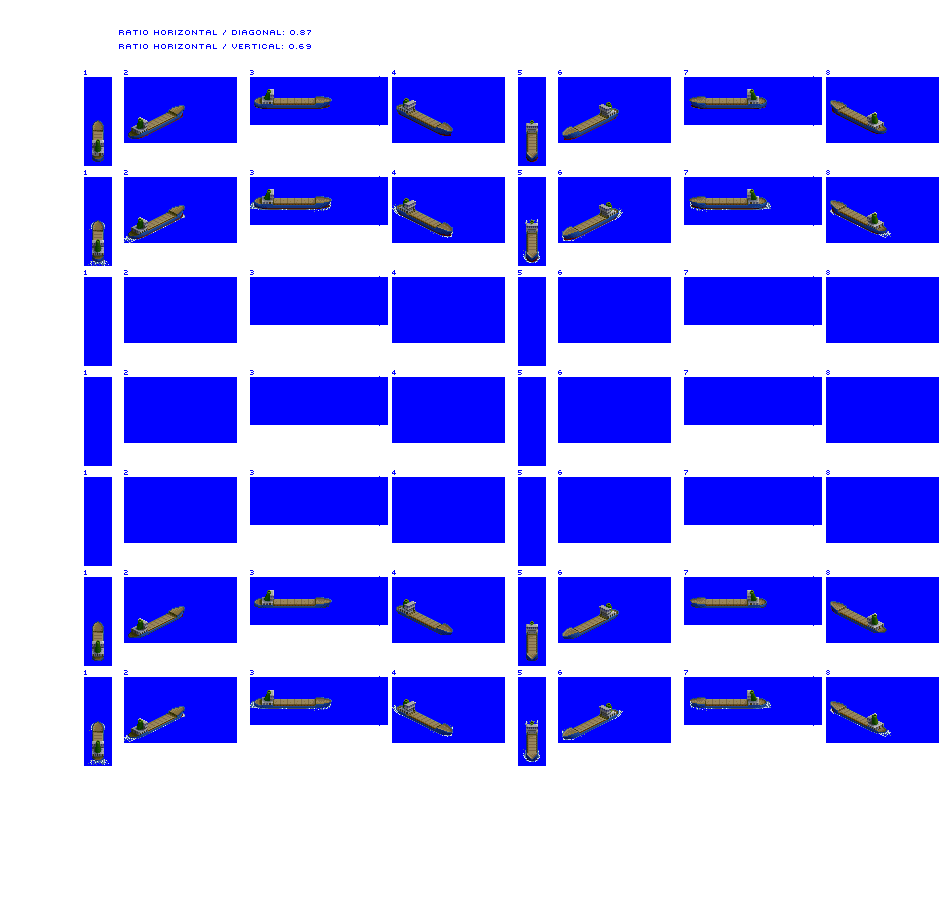
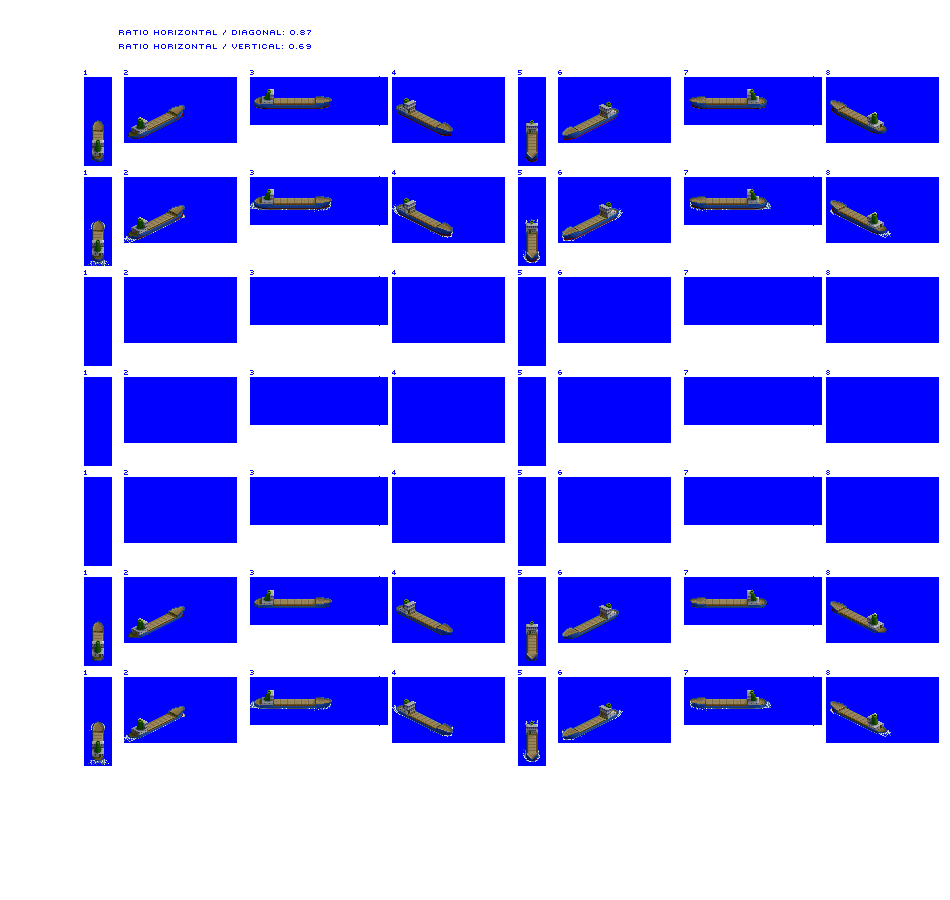
Revision of a layered 950×900 image; what changed, layer by layer:
painted on "Trader unloaded" over [93, 93, 883, 256]
painted on "Trader loaded" over [93, 594, 883, 757]
